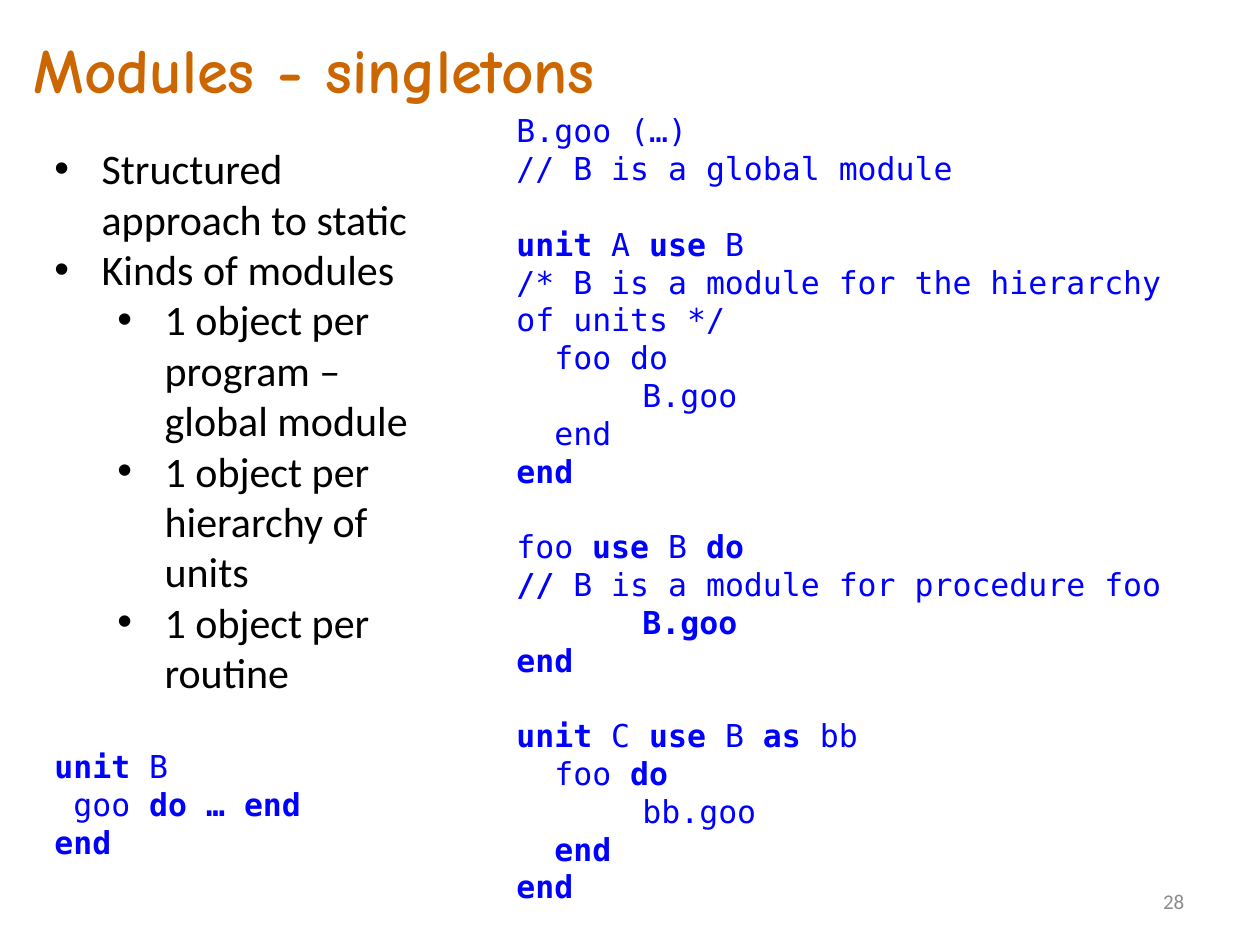
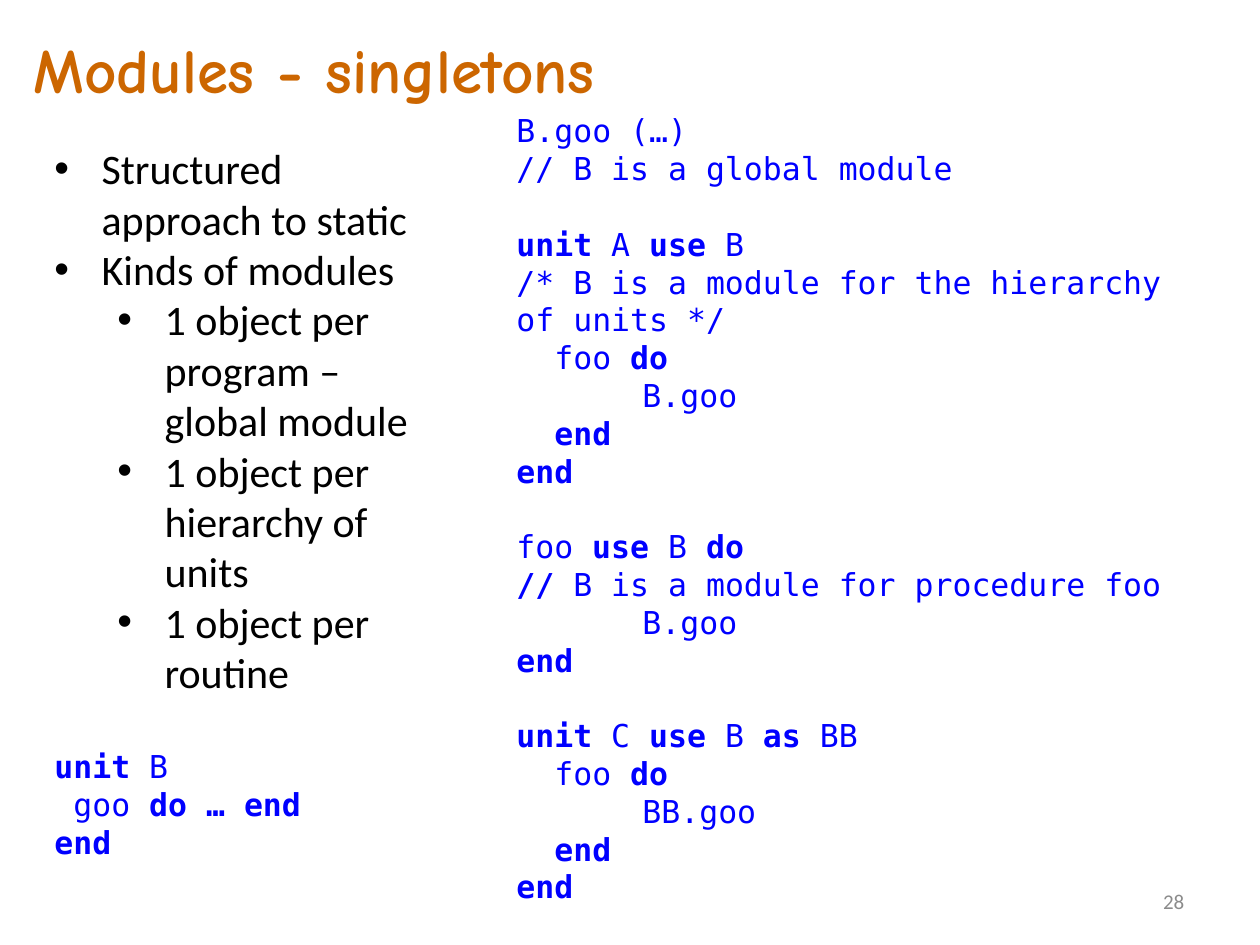
Before and after one commit to akanatov/SLang-, a slide deck: slide 28 of Docs/SLang E# 2022.pptx. Drawn at 1260x945 pixels with LibreOffice and Linux fonts; fonts in the diff are those of the drawing. Boxes give left, top, right and bottom in pixels: in the first picture for what was removed or moved away, otherwise in the second. Text is boxed around its words. In the diff, an @@ line names an element or a change of style, - is before the commit and + after.

Commit message:
names of entities are started with low-case char while unit names are started with upper case one. Scanner and parser updated but AST not yet. New example dining philosophers compiled. SLang specification updated and promo slides as well

```diff
--- a/Docs/SLang E# 2022.pptx
+++ b/Docs/SLang E# 2022.pptx
@@ text at [554, 345, 737, 641]: bold on in "do", "end"; bold off in "B.goo" @@
@@ text at [516, 721, 858, 748]: text changed @@
-unit C use B as bb
+unit C use B as BB
@@ text at [642, 800, 756, 830]: text changed @@
-bb.goo
+BB.goo
```
Also in this commit, not shown: 11 other slides changed, 7 other files.
